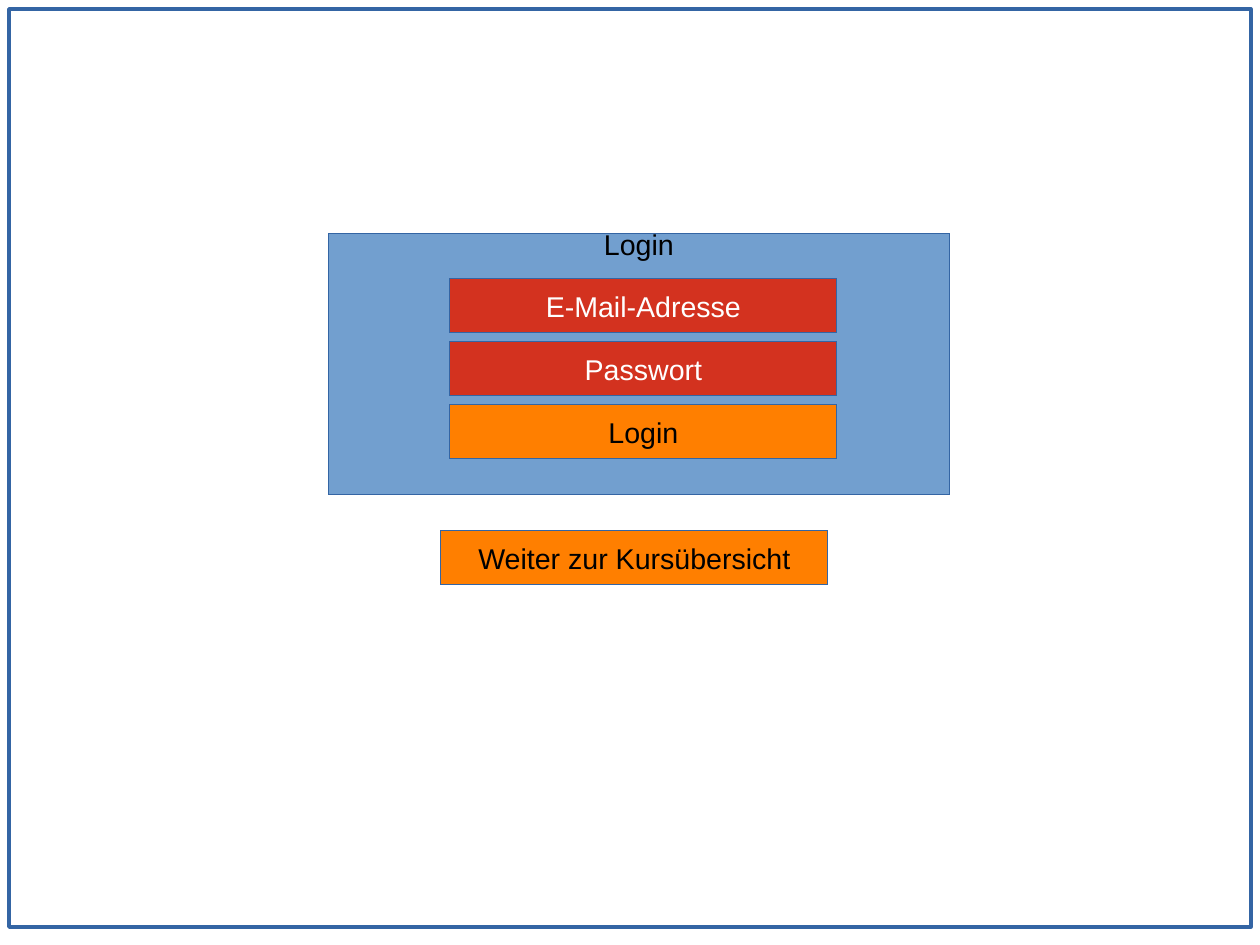
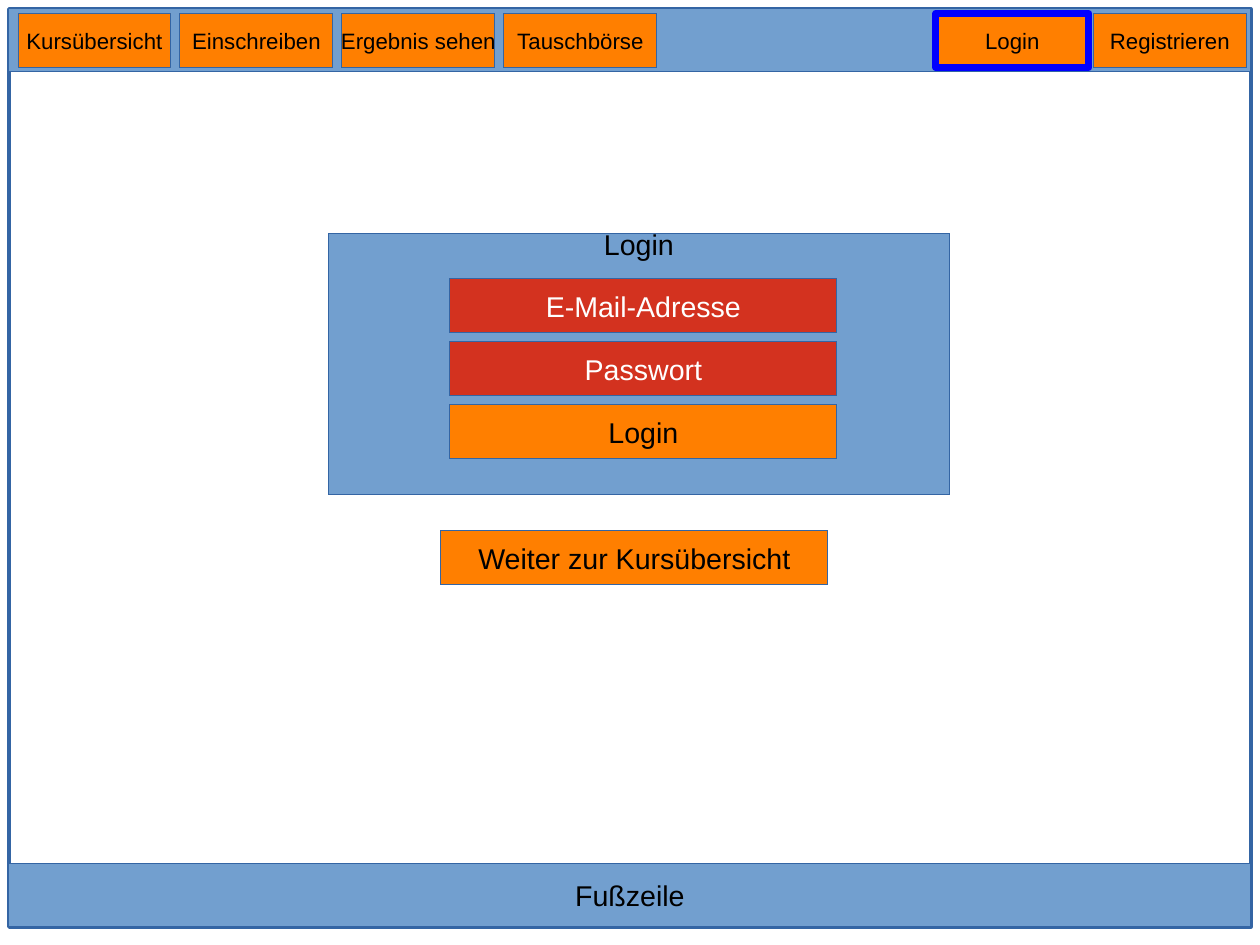
Before and after one commit to BWolfJena/BWolf, a slide deck: slide 2 of Frontend MockUps.odp. Drawn at 1260x945 pixels with LibreOffice and Linux fonts; fonts in the diff are those of the drawing. Boxes give left, top, right and bottom in pixels: in the first picture for what was removed or moved away, otherwise in the second. Text is boxed around its words. In the diff, an @@ line names an element or a change of style, - is before the commit and + after.

```diff
--- a/Frontend MockUps.odp
+++ b/Frontend MockUps.odp
@@ rectangle added at (9, 9, 1252, 72), fill #729FCF, outline #3465A4 0 pt @@
@@ rectangle added at (18, 14, 172, 67), fill #FF7F00, outline #3465A4 0.51 pt, 14 pt, text #000000 @@
+Kursübersicht
@@ rectangle added at (180, 14, 333, 67), fill #FF7F00, outline #3465A4 0 pt, 14 pt, text #000000 @@
+Einschreiben
@@ rectangle added at (342, 14, 495, 67), fill #FF7F00, outline #3465A4 0 pt, 14 pt, text #000000 @@
+Ergebnis sehen
@@ rectangle added at (504, 14, 657, 67), fill #FF7F00, outline #3465A4 0 pt, 14 pt, text #000000 @@
+Tauschbörse
@@ rectangle added at (936, 14, 1090, 67), fill #FF7F00, outline #0000FF 4.51 pt, 14 pt, text #000000 @@
+Login
@@ rectangle added at (1094, 14, 1247, 67), fill #FF7F00, outline #3465A4 0 pt, 14 pt, text #000000 @@
+Registrieren
@@ rectangle added at (9, 864, 1252, 927), fill #729FCF, outline #3465A4 0 pt, 18 pt, text #000000 @@
+Fußzeile
```
Also in this commit, not shown: 1 slide added.
